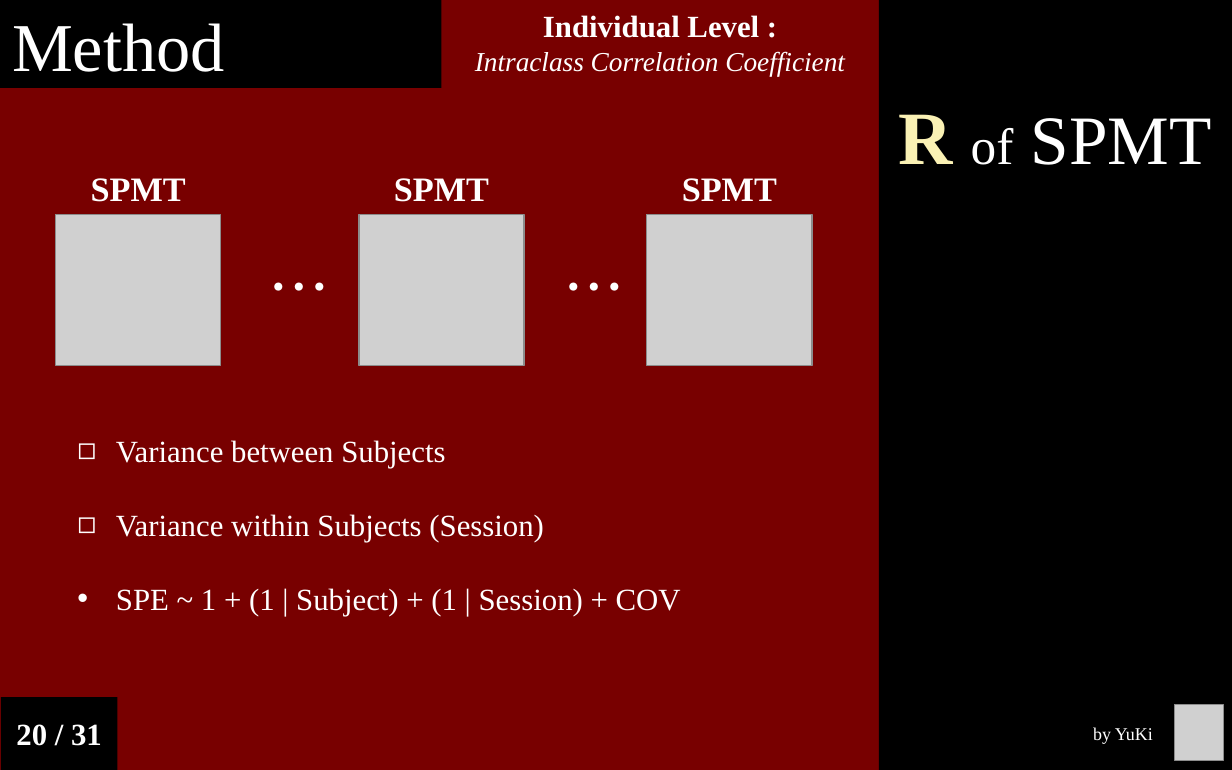
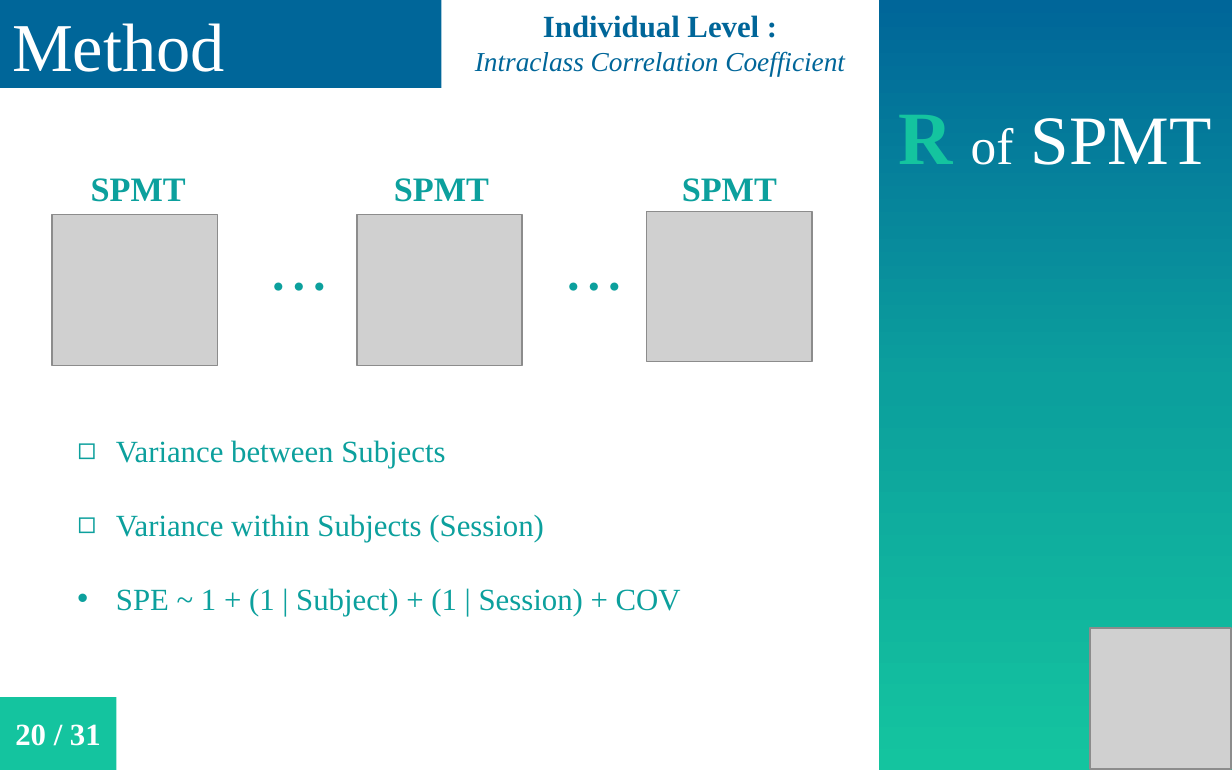
Before and after one commit to Chuan-Peng-Lab/ReliabilitySPE, a slide deck: slide 17 of 6_Reports/6_3_Phase_3/25th_NCP.pptx. Drawn at 1232x770 pixels with LibreOffice and Linux fonts; fonts in the diff are those of the drawing; grey boxes stand for pictures. Boxes give left, top, right and bottom in pixels: in the first picture for what was removed or moved away, otherwise in the second. Text is boxed around its words. In the diff, an @@ line names an element or a change of style, - is before the commit and + after.

```diff
--- a/6_Reports/6_3_Phase_3/25th_NCP.pptx
+++ b/6_Reports/6_3_Phase_3/25th_NCP.pptx
@@ background #780000 to #FFFFFF @@
@@ rectangle "Method" at [0,0,441,87]: fill #000000 to #006699 @@
@@ text "Individual Level :" at [475,15,845,76]: text colour #FFFFFF to #006699 @@
@@ rectangle "R of SPMT" at [878,0,1232,770]: text colour #FAF1B4 to #14C49F, letter outline #FAF1B4 0.75 pt to #FFFFFF 0.75 pt in "R"; fill #000000 to gradient #006699 to #0CA09D to #14C49F @@
@@ picture: place and size @@
-picture at [55,214,221,365]
+picture at [52,214,217,365]
@@ text colour #FFFFFF to #0CA09D in 6 elements at [91,178,186,202], [394,178,489,202], [682,178,777,202], [116,440,681,616], [256,243,313,330], [552,243,609,330] @@
@@ picture added at [1090,628,1231,769] @@
@@ rectangle "20 / 31" at [0,697,116,770]: fill #000000 to #14C49F @@
@@ picture removed at [1174,705,1223,760] @@
@@ text removed at [1093,727,1153,744] @@
-by YuKi
```
Also in this commit, not shown: 29 other slides changed, 2 other files.
